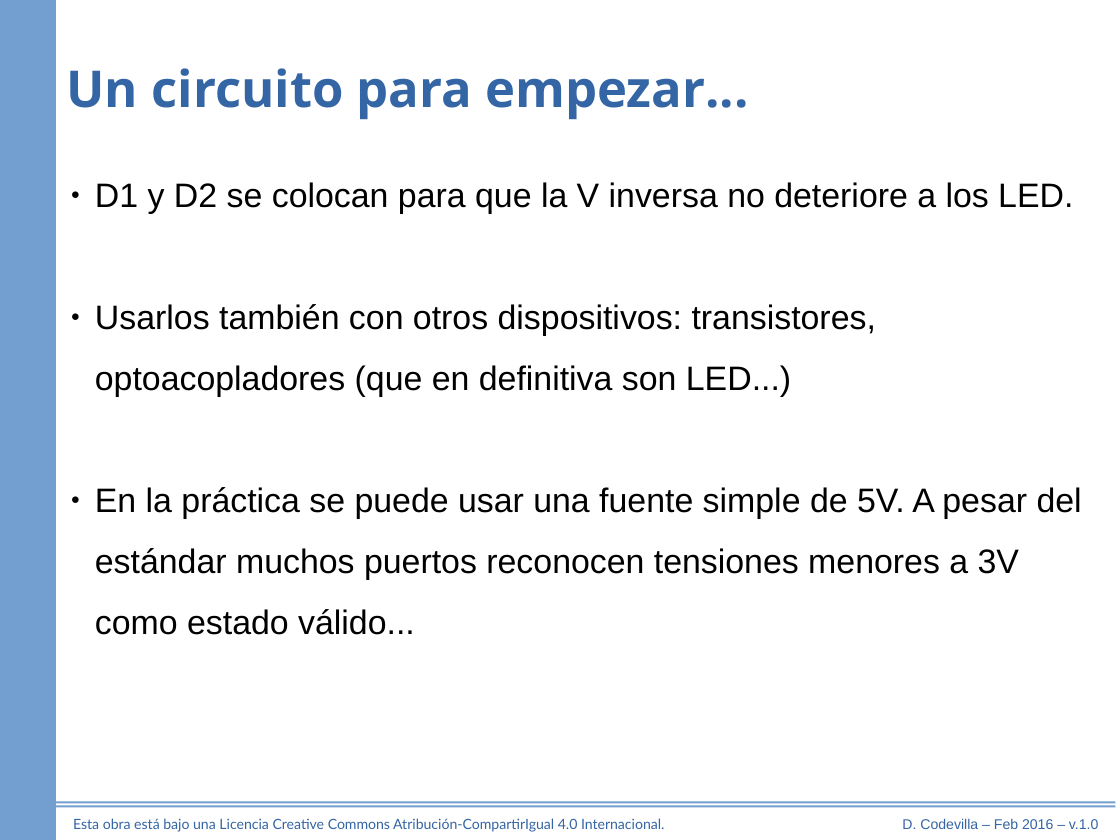
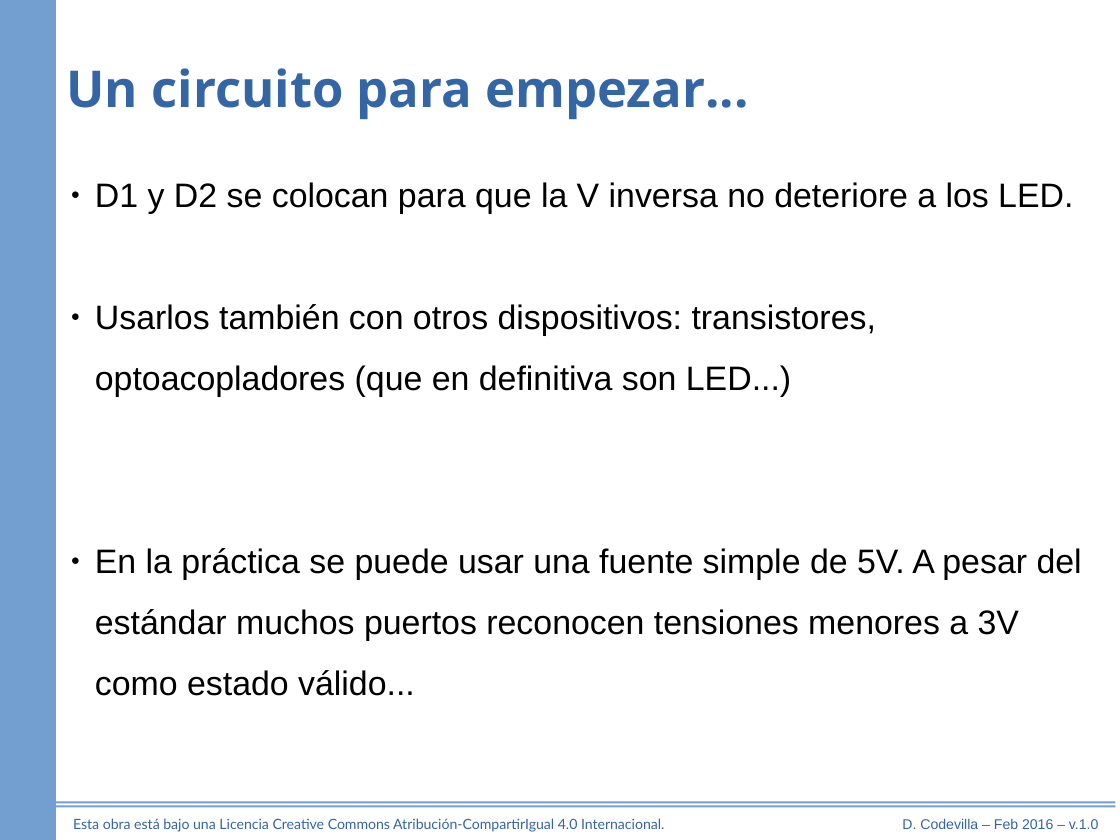
Before and after one commit to diegocode/serie, a slide deck: slide 36 of referencia/puerto_serie.odp (slide 32 before the commit). Drawn at 1120x840 pixels with LibreOffice and Linux fonts; fonts in the diff are those of the drawing. Boxes give left, top, right and bottom in pixels: in the first picture for what was removed or moved away, otherwise in the second. Text is boxed around its words. In the diff, an @@ line names an element or a change of style, - is before the commit and + after.

```diff
--- a/referencia/puerto_serie.odp
+++ b/referencia/puerto_serie.odp
@@ text "D1 y D2 se colocan ..." rewrapped from box(95, 182, 1082, 580) to box(95, 182, 1082, 641) @@
```
Also in this commit, not shown: 7 other slides changed, 5 slides added, 1 slide removed, 28 other files.
